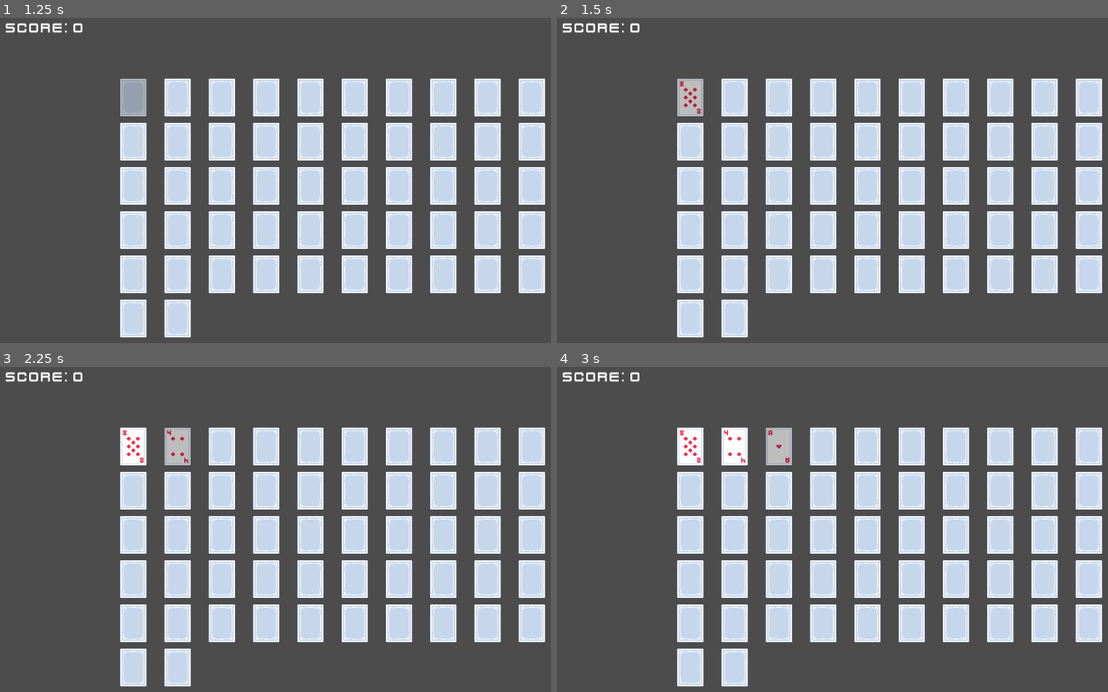
Above: before the commit, frames 1-4 (two rows, left to right).
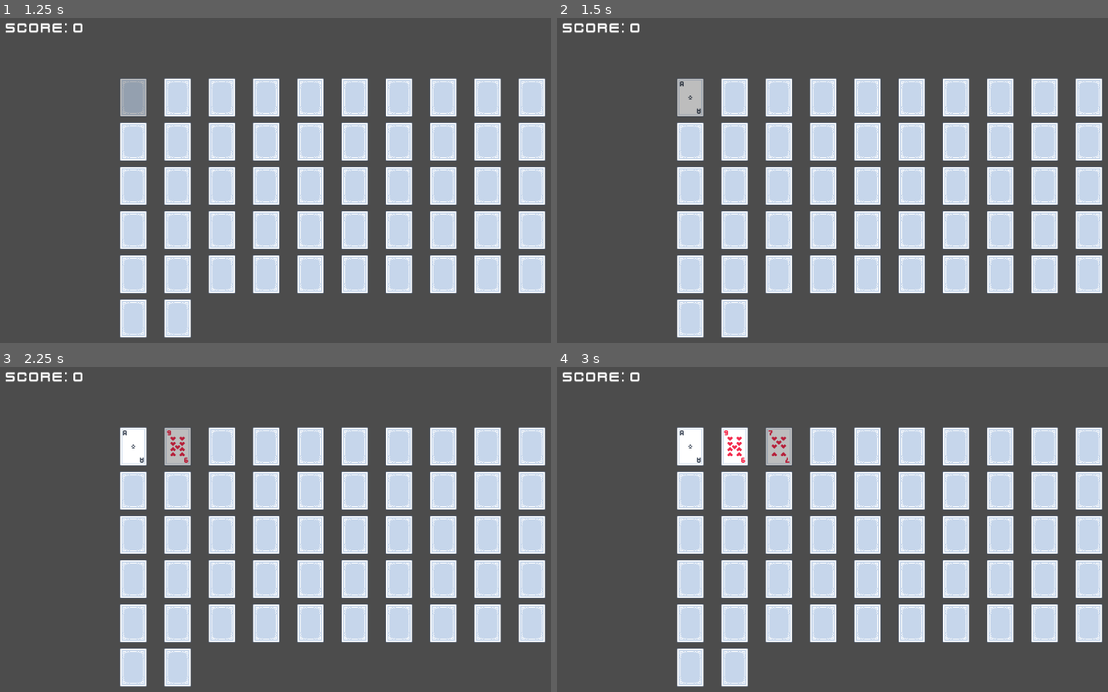
Above: after the commit, the same moments.

Repository: sakkaku-dev/memory-card
Game: Godot game, scene res://scenes/Game.tscn
Two runs of this game, one before a commit and one after it. Both use one fixed random seed, a clock stepped at 60 frames per second and the inputs below.
Inputs (mouse positions are in pixels of both pictures, inside the frame that each line leads up to):
- Up to frame 1 (1.25 s): click "Start" at 0.5 s
- Up to frame 2 (1.5 s): click (689, 96) at 1.25 s
- Up to frame 3 (2.25 s): click (176, 445) at 2.02 s
- Up to frame 4 (3 s): click (777, 445) at 2.77 s

Frame 1 is identical in both runs. In frame 2, less than 0.1% of the frame differs, in the area x 22-27%, y 19-30%; in frame 3, 0.2%; in frame 4, 0.3%, in the area x 22-43%, y 19-30%.

Commit message:
Use .import files to create cards

Diff:
--- a/assets/poker-cards/PokerCard.gd
+++ b/assets/poker-cards/PokerCard.gd
@@ -59,5 +59,6 @@
 		suit = values[1]
 		value = values[2]
 
+# When exporting only .import files will be kept
 static func valid_file(file_name: String):
-	return file_name.begins_with("card_") and file_name.ends_with(".png") and file_name.count("_") == 2
+	return file_name.begins_with("card_") and file_name.ends_with(".png.import") and file_name.count("_") == 2
